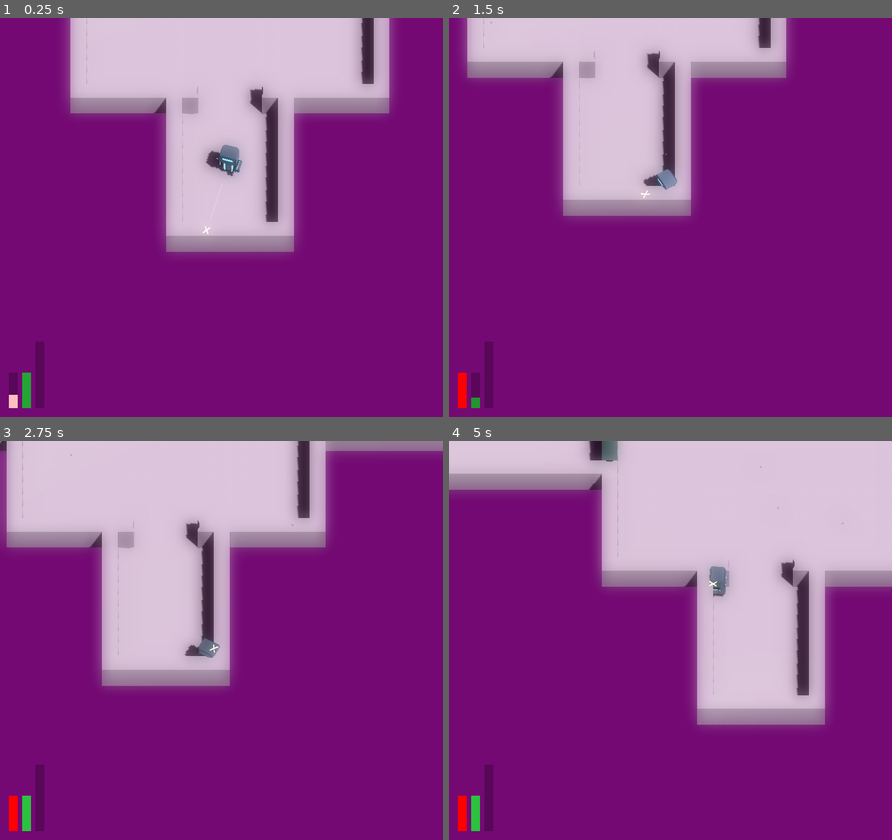
Above: before the commit, frames 1-4 (two rows, left to right).
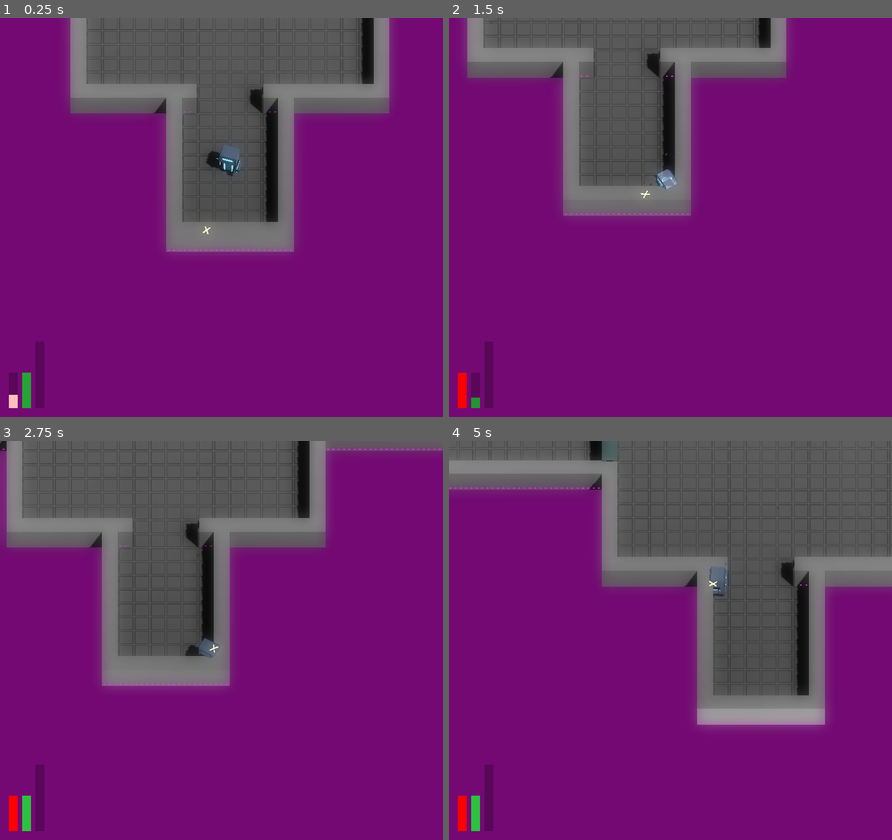
Above: after the commit, the same moments.

Repository: JackEvans24/bullet-absorb
Game: Godot game, scene res://scenes/main.tscn
Two runs of this game, one before a commit and one after it. Both use one fixed random seed, a clock stepped at 60 frames per second and the inputs below.
Inputs (mouse positions are in pixels of both pictures, inside the frame that each line leads up to):
- Up to frame 1 (0.25 s): no input
- Up to frame 2 (1.5 s): move the mouse to (767, 197) at 0.52 s; hold D (move_right) 0.53-1.28 s; hold Ctrl (absorb) 0.53-1.28 s; move the mouse to (581, 237) at 1.27 s; hold S (move_back) from 1.28 s (still down); tap Space (dash) at 1.35 s
- Up to frame 3 (2.75 s): move the mouse to (265, 552) at 2.02 s; release S (move_back) at 2.03 s; press the mouse at (265, 552) at 2.03 s; hold D (move_right) from 2.03 s (still down)
- Up to frame 4 (5 s): move the mouse to (648, 720) at 2.77 s; release D (move_right) at 2.78 s; release the mouse at (648, 720) at 2.78 s; hold W (move_forward) 2.78-3.53 s; tap Ctrl (absorb) at 2.85 s; move the mouse to (803, 700) at 3.52 s; hold A (move_left) from 3.53 s (still down); tap Space (dash) at 3.6 s; move the mouse to (537, 580) at 4.27 s; click (537, 580) at 4.35 s

The runs differ from the first frame. In frame 1, 27% of the frame differs, in the area x 15-88%, y 0-59%; in frame 2, 21%; in frame 3, 29%; in frame 4, 37%, in the area x 0-100%, y 0-71%.

Commit message:
chore: remove line from reticule

Diff:
--- a/materials/player/player_body_dash.tres
+++ b/materials/player/player_body_dash.tres
@@ -1,8 +1,8 @@
 [gd_resource type="StandardMaterial3D" format=3 uid="uid://ch75junnd3ws8"]
 
 [resource]
-albedo_color = Color(0.721569, 0.823529, 1, 1)
+transparency = 1
+albedo_color = Color(0.721569, 0.823529, 1, 0.392157)
 metallic = 1.0
 emission_enabled = true
-emission = Color(0.721569, 0.823529, 1, 1)
-emission_energy_multiplier = 0.1
+emission = Color(0.4392, 0.501827, 0.61, 1)
--- a/prefabs/player/player.tscn
+++ b/prefabs/player/player.tscn
@@ -92,15 +92,6 @@
 font_size = 64
 uppercase = true
 
-[sub_resource type="StandardMaterial3D" id="StandardMaterial3D_rafrx"]
-transparency = 1
-shading_mode = 0
-albedo_color = Color(1, 0.909804, 0.619608, 0.0784314)
-
-[sub_resource type="BoxMesh" id="BoxMesh_eaivj"]
-material = SubResource("StandardMaterial3D_rafrx")
-size = Vector3(0.05, 1, 0.05)
-
 [node name="Player" type="CharacterBody3D"]
 collision_layer = 2
 script = ExtResource("1_u023k")
@@ -242,12 +233,6 @@
 mesh = SubResource("TextMesh_6c04p")
 skeleton = NodePath("../..")
 
-[node name="Line" type="MeshInstance3D" parent="Pivot/Reticule"]
-transform = Transform3D(1, 0, 0, 0, -4.37114e-08, -1, 0, 1, -4.37114e-08, 0, 0.5, -5)
-cast_shadow = 0
-mesh = SubResource("BoxMesh_eaivj")
-skeleton = NodePath("../..")
-
 [node name="DistanceCheck" type="RayCast3D" parent="Pivot/Reticule"]
 
 [node name="GroundDetection" type="CollisionShape3D" parent="."]
--- a/scripts/mechanics/player/reticule.gd
+++ b/scripts/mechanics/player/reticule.gd
@@ -6,7 +6,6 @@
 @export_range(0.01, 1.0) var line_length_multiplier := 0.5
 
 @onready var reticule_mesh: MeshInstance3D = $Mesh
-@onready var line_mesh: MeshInstance3D = $Line
 @onready var distance_check: RayCast3D = $DistanceCheck
 
 func _ready():
@@ -21,5 +20,3 @@
 
 func set_mesh_positions(reticule_position: Vector3):
     reticule_mesh.position = reticule_position
-    line_mesh.position = reticule_position * 0.5 + line_offset
-    line_mesh.scale.y = reticule_position.z * line_length_multiplier
Not shown: 1 places in prefabs/player/player.tscn that only renumber resources
